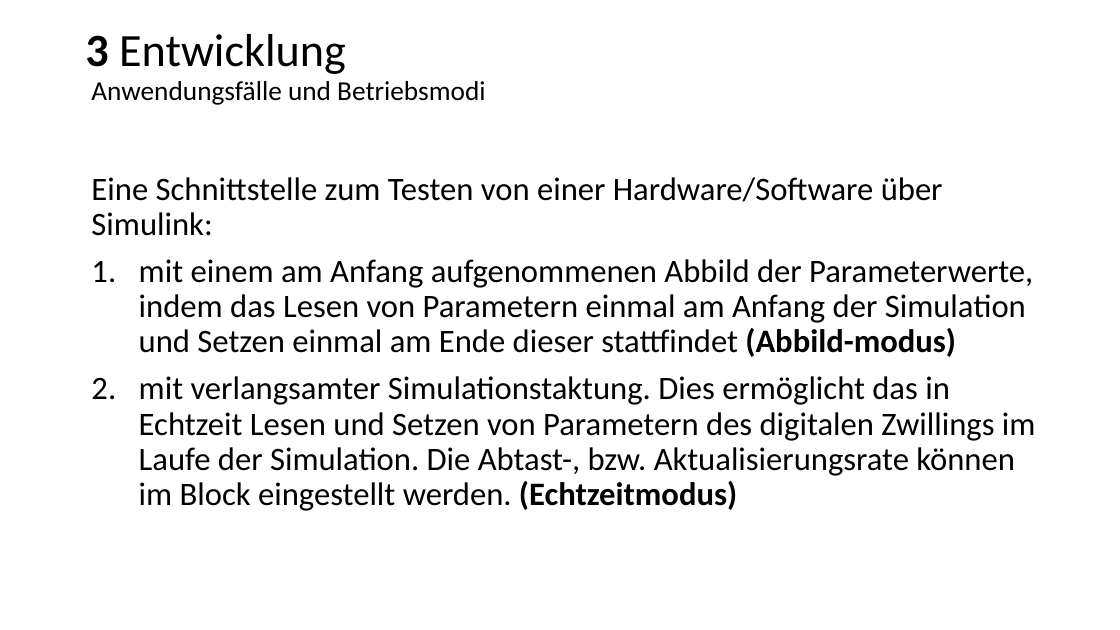
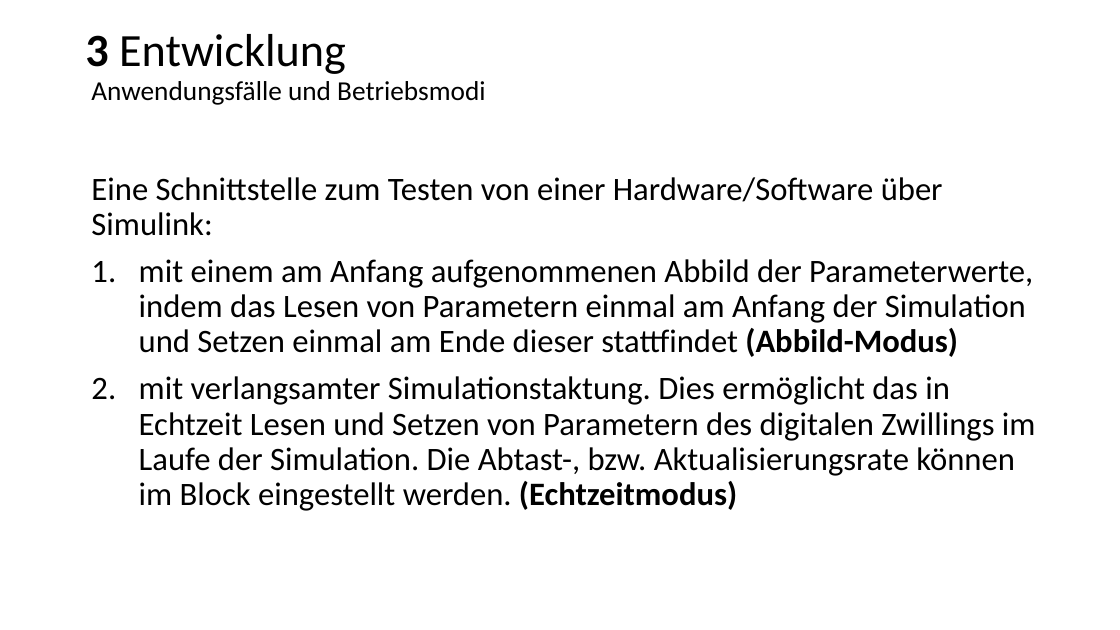
Before and after one commit to MateusMolina/projektarbeit-sil-basyx-simulink, a slide deck: slide 12 of projektarbeit/presentation/august_basyxmeeting.pptx. Drawn at 1120x630 pixels with LibreOffice and Linux fonts; fonts in the diff are those of the drawing. Boxes give left, top, right and bottom in pixels: in the first picture for what was removed or moved away, otherwise in the second. Text is boxed around its words. In the diff, an @@ line names an element or a change of style, - is before the commit and + after.

```diff
--- a/projektarbeit/presentation/august_basyxmeeting.pptx
+++ b/projektarbeit/presentation/august_basyxmeeting.pptx
@@ text at box(139, 259, 1033, 357): text changed @@
-1. mit einem am Anfang aufgenommenen Abbild der Parameterwerte, indem das Lesen von Parametern einmal am Anfang der Simulation und Setzen einmal am Ende dieser stattfindet (Abbild-modus)
+1. mit einem am Anfang aufgenommenen Abbild der Parameterwerte, indem das Lesen von Parametern einmal am Anfang der Simulation und Setzen einmal am Ende dieser stattfindet (Abbild-Modus)
```
Also in this commit, not shown: 5 other slides changed.
